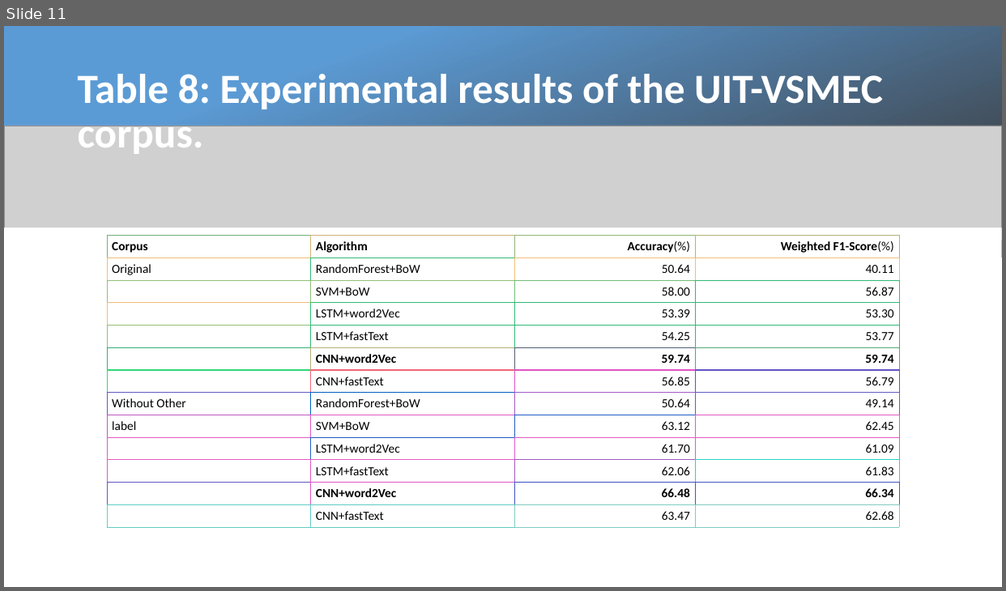
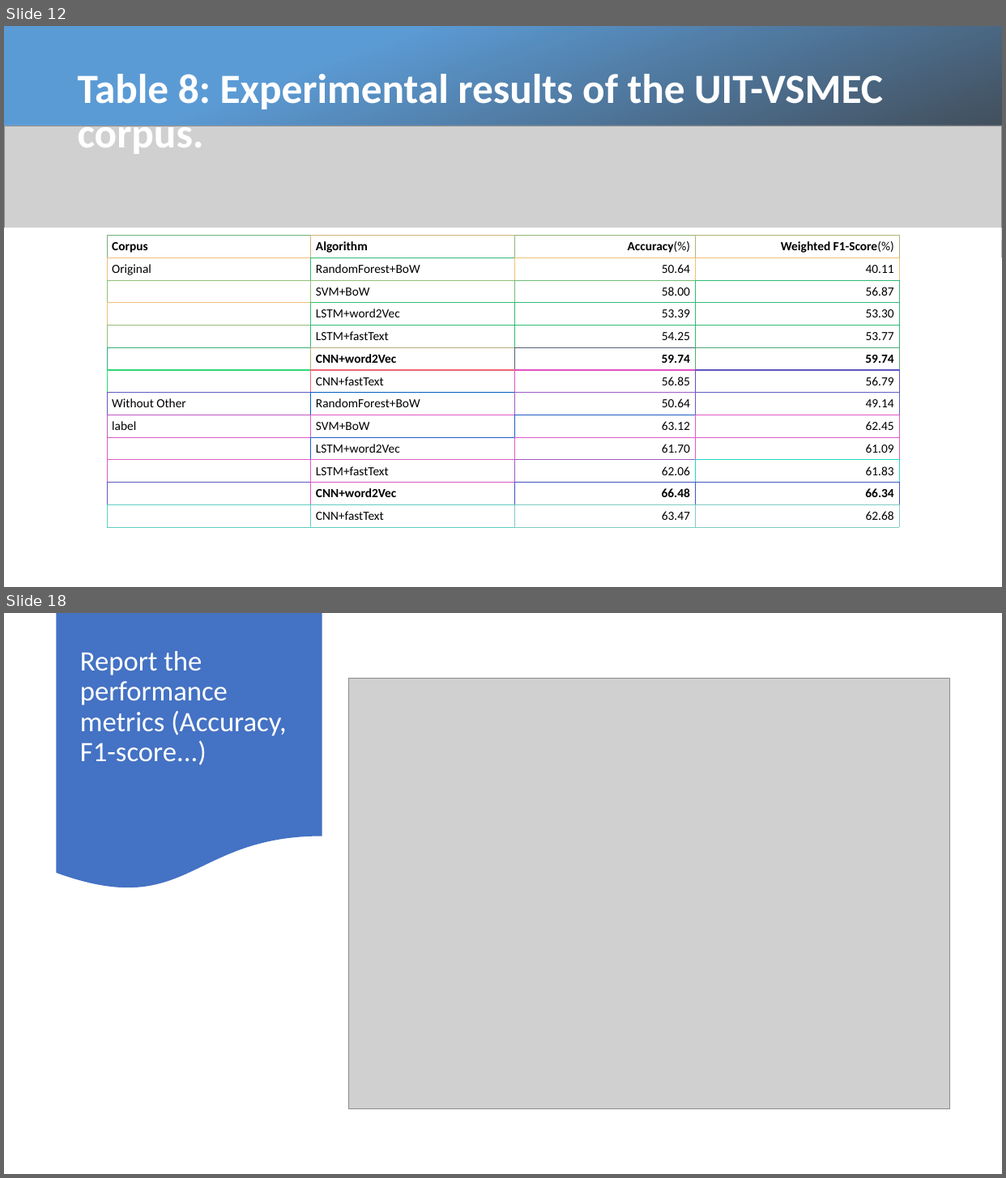
Before and after one commit to kelvng/Vietnamese-Social-Media-Emotion-Corpus, a slide deck: Report/Vietnamese Social Media Emotion Corpus.pptx. Shown one above the other, each under a label of ours: slide 11 before the commit, slides 12 and 18 after it; the slides between them are not shown. The pictures are 1006x591 and 1006x1178 pixels, drawn with LibreOffice and Linux fonts; fonts in the diff are those of the drawing; grey boxes stand for pictures. Boxes give left, top, right and bottom in pixels: in the first picture for what was removed or moved away, otherwise in the second. Text is boxed around its words. In the diff, an @@ line names an element or a change of style, - is before the commit and + after.

```diff
--- a/Report/Vietnamese Social Media Emotion Corpus.pptx
+++ b/Report/Vietnamese Social Media Emotion Corpus.pptx
@@ slide 18 added at (x1=4, y1=613, x2=1002, y2=1174), background #FFFFFF @@
@@ flow chart document added at (x1=57, y1=613, x2=322, y2=892), fill #4472C4 @@
@@ title added at (x1=80, y1=651, x2=286, y2=765), 27 pt, text #FFFFFF @@
+Report the performance metrics (Accuracy, F1-score...)
@@ picture added at (x1=348, y1=678, x2=950, y2=1110) @@
@@ what was slide 11 is now slide 12 @@
```
Also in this commit, not shown: 7 other slides added, 7 other files.
